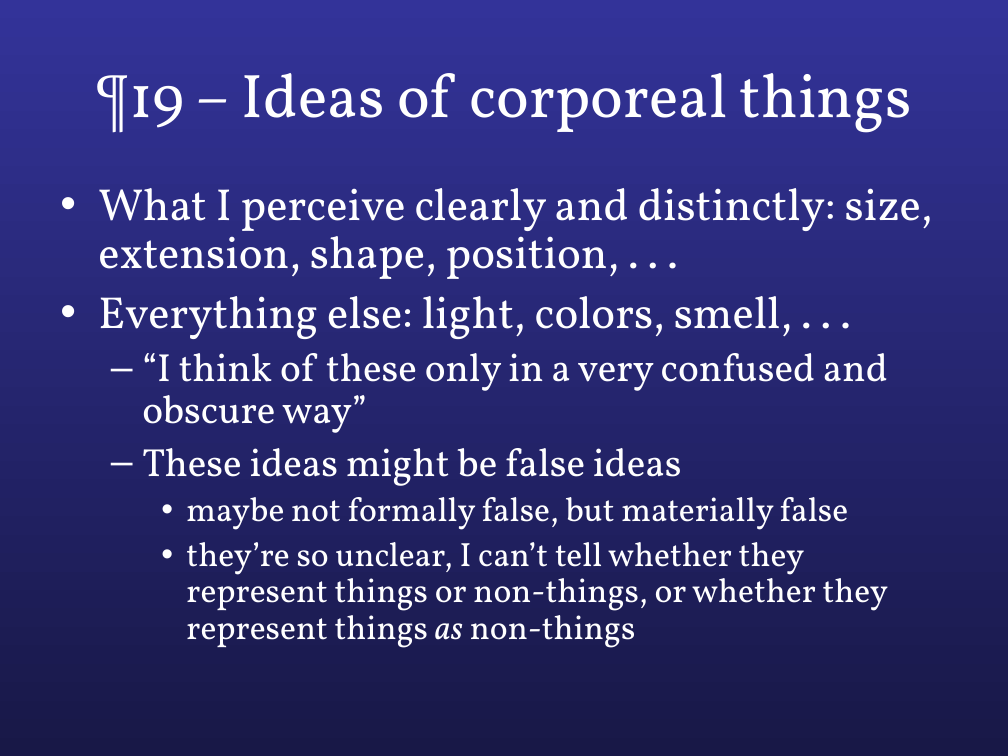
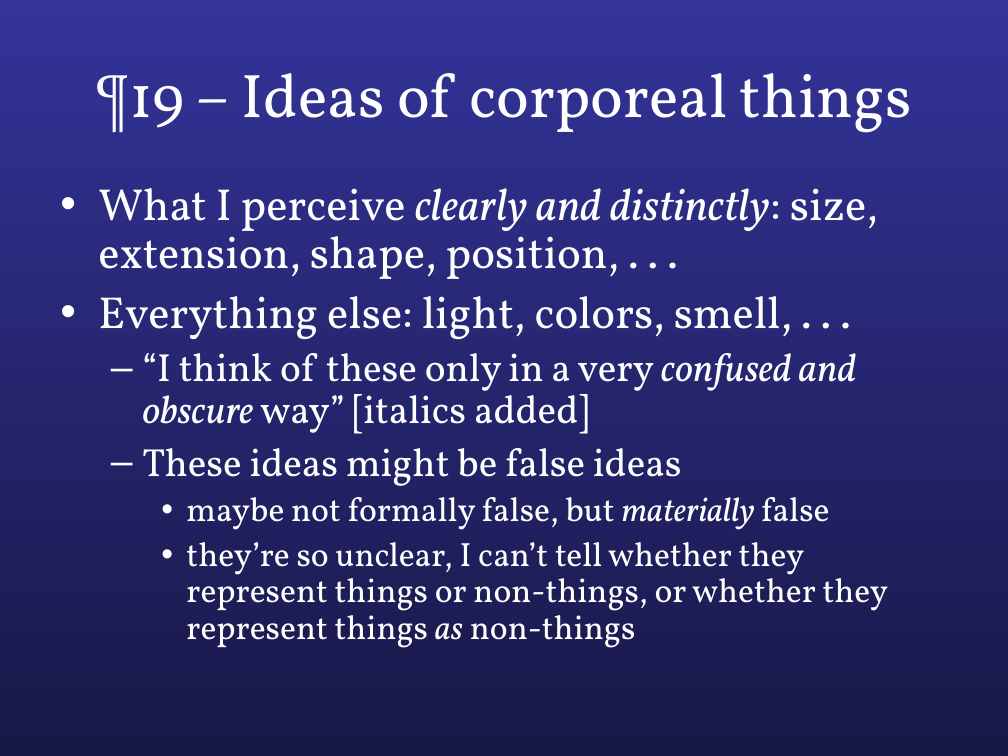
Before and after one commit to colemitchell/colemitchell.github.io, a slide deck: slide 18 of PHIL2220/Med III.ppt. Drawn at 1008x756 pixels with LibreOffice and Linux fonts; fonts in the diff are those of the drawing. Boxes give left, top, right and bottom in pixels: in the first picture for what was removed or moved away, otherwise in the second. Text is boxed around its words. In the diff, an @@ line names an element or a change of style, - is before the commit and + after.

```diff
--- a/PHIL2220/Med III.ppt
+++ b/PHIL2220/Med III.ppt
@@ text at [98, 188, 878, 530]: italic on in "clearly and distinctly:", "materially" @@
@@ text at [142, 353, 857, 434]: text changed @@
-  – “I think of these only in a very confused and obscure way”
+  – “I think of these only in a very confused and obscure way” [italics added]
```
Also in this commit, not shown: 7 other slides changed.
